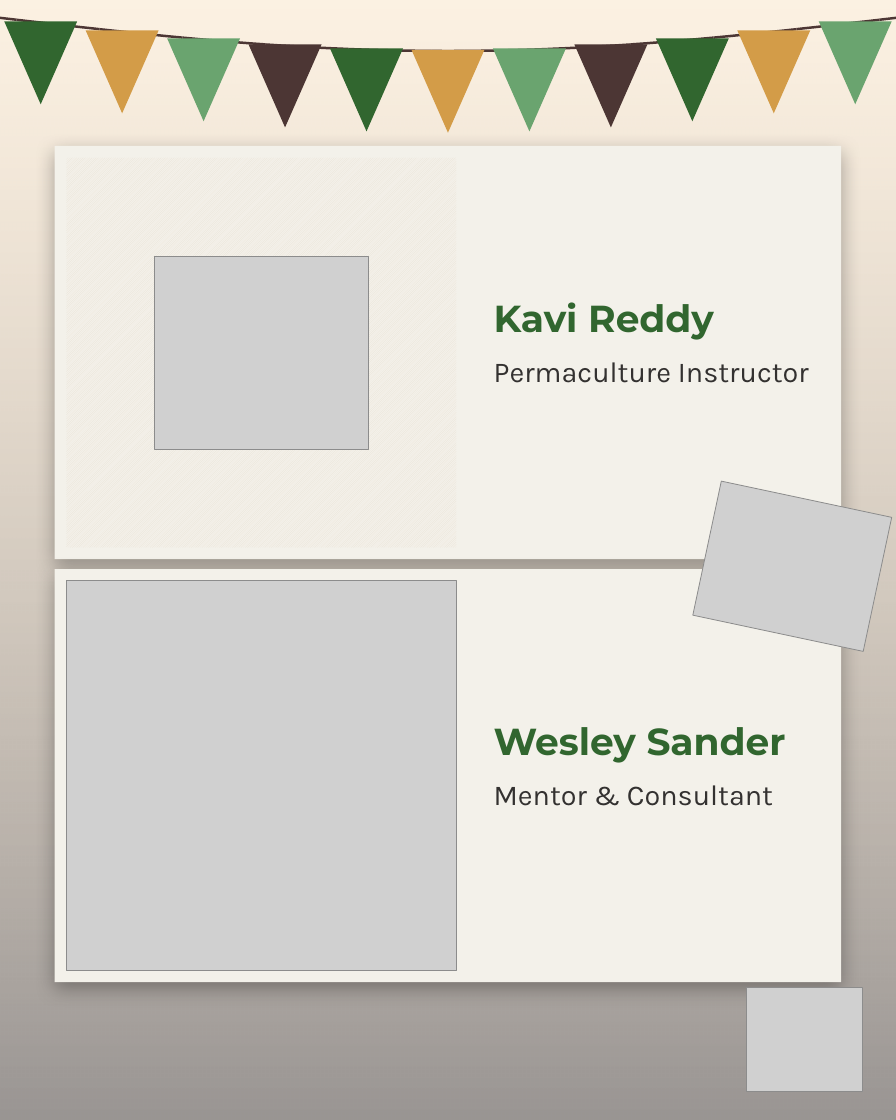
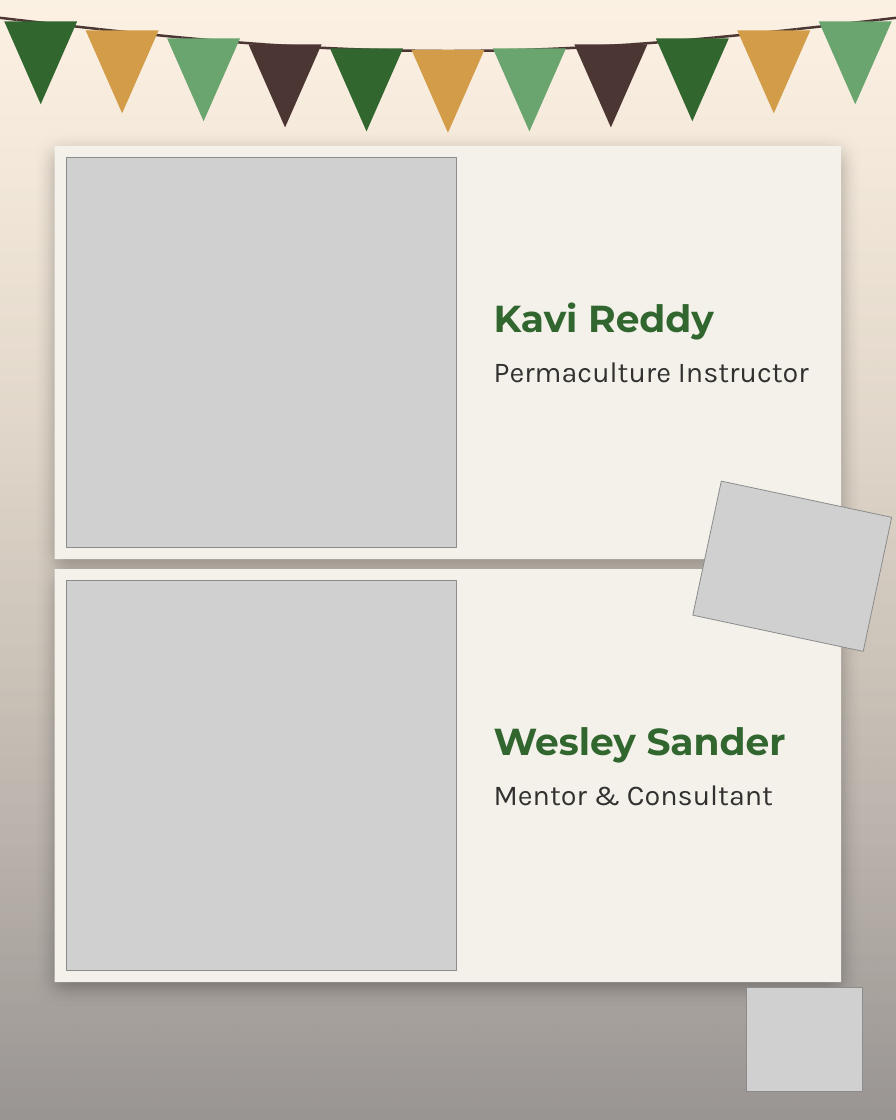
Before and after one commit to linneamoritznyc/SFW-SocialMedia, a slide deck: slide 5 of templates/posts/october/05-10-2026-mon-ig-teachers-day-final.pptx. Drawn at 896x1120 pixels with LibreOffice and Linux fonts; fonts in the diff are those of the drawing; grey boxes stand for pictures; background and template pictures are left out. Boxes give left, top, right and bottom in pixels: in the first picture for what was removed or moved away, otherwise in the second. Text is boxed around its words. In the diff, an @@ line names an element or a change of style, - is before the commit and + after.

```diff
--- a/templates/posts/october/05-10-2026-mon-ig-teachers-day-final.pptx
+++ b/templates/posts/october/05-10-2026-mon-ig-teachers-day-final.pptx
@@ rectangle removed at box(66, 158, 456, 548) @@
@@ picture added at box(66, 158, 456, 548) @@
@@ picture removed at box(154, 256, 368, 449) @@
```
Also in this commit, not shown: 2 other slides changed, 8 other files.
